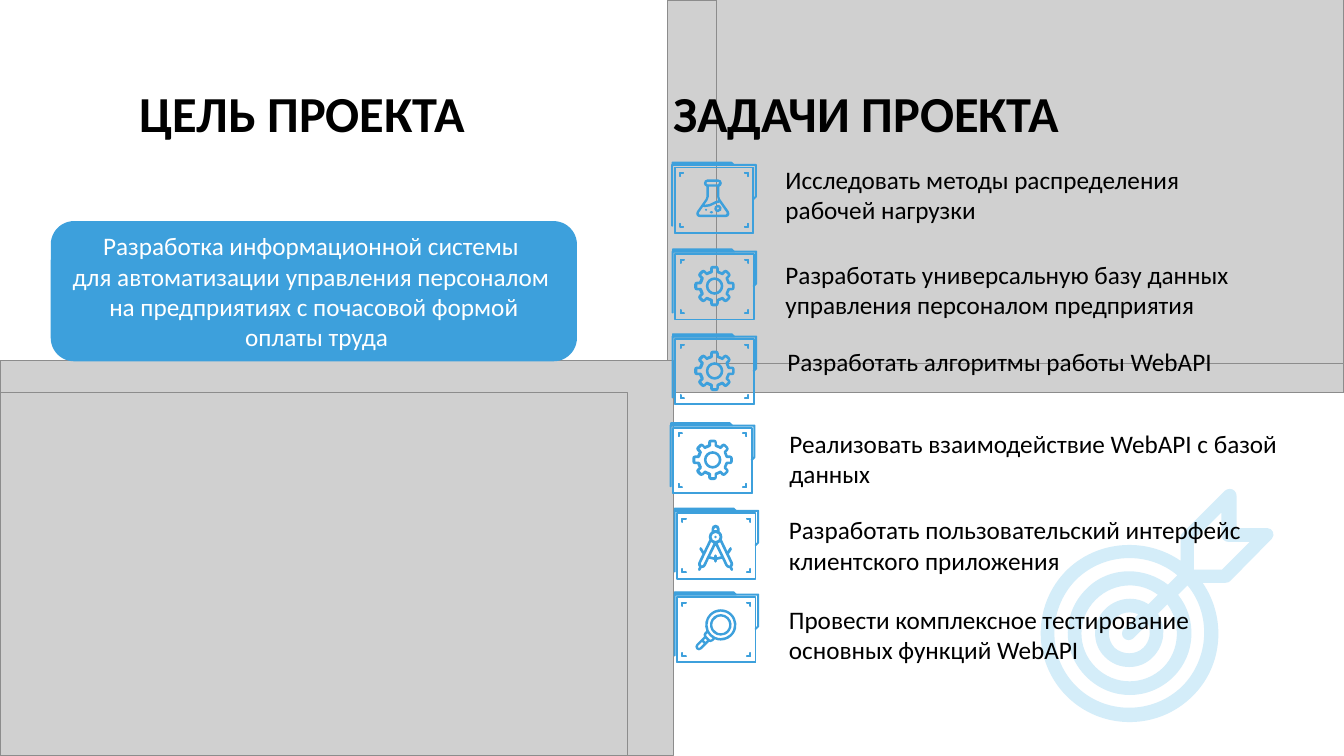
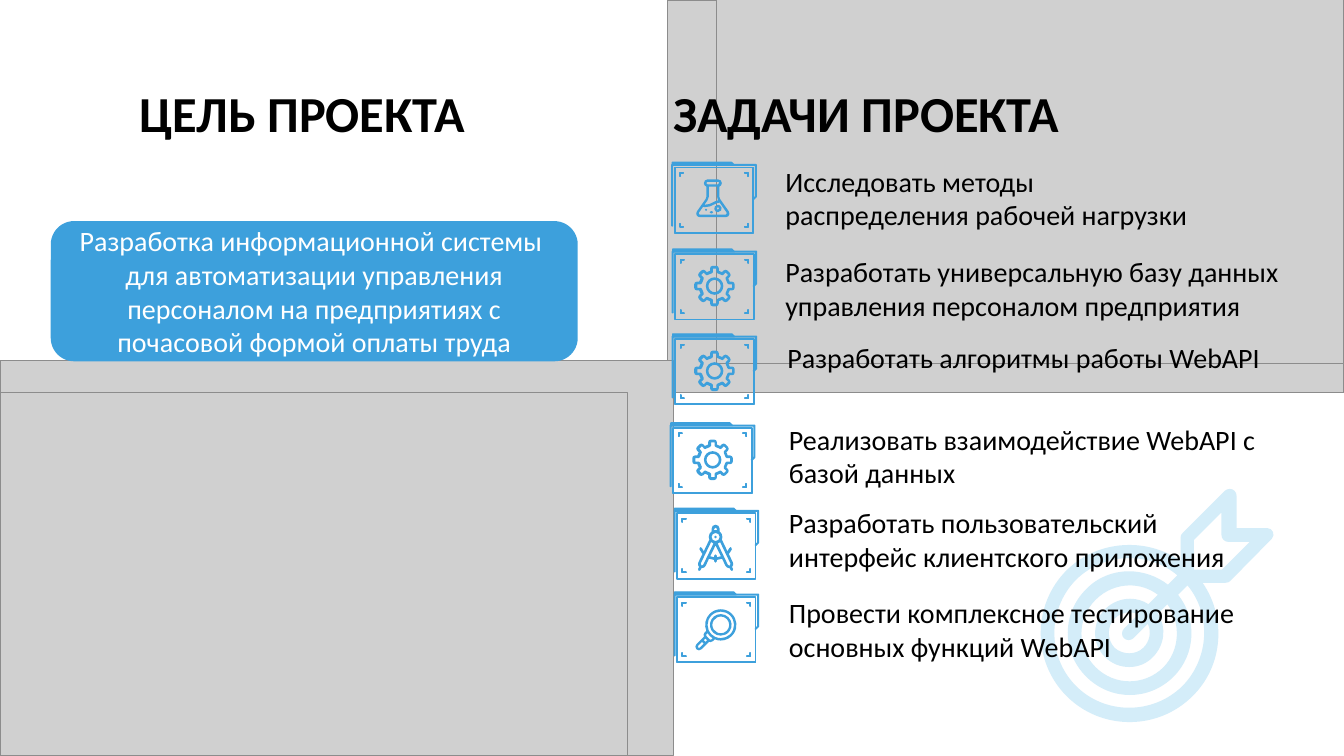
Before and after one commit to Immortian/ASP.NET-Core-HRM, a slide deck: slide 3 of Документация/Презентация.pptx. Drawn at 1344x756 pixels with LibreOffice and Linux fonts; fonts in the diff are those of the drawing; grey boxes stand for pictures. Boxes give left, top, right and bottom in pixels: in the first picture for what was removed or moved away, otherwise in the second. Text is boxed around its words. In the diff, an @@ line names an element or a change of style, - is before the commit and + after.

```diff
--- a/Документация/Презентация.pptx
+++ b/Документация/Презентация.pptx
@@ text in rounded rectangle at (80, 232, 542, 256): size 18 to 20 pt in "Разработка информационной системы" @@
@@ text in rounded rectangle at (117, 271, 511, 357): text changed; size 18 to 20 pt @@
-для автоматизации управления персоналом
-на предприятиях с почасовой формой
-оплаты труда
+для автоматизации управления персоналом на предприятиях с почасовой формой оплаты труда
@@ size 18 to 20 pt in 6 elements at (785, 263, 1278, 321), (787, 348, 1259, 373), (789, 430, 1255, 488), (785, 174, 1187, 230), (789, 600, 1234, 664), (789, 514, 1225, 574) @@
@@ text "Провести комплексное тестирование основных функций ...": place and size @@
-text "Провести комплексное тестирование основных функций ..." at (789, 608, 1188, 665)
+text "Провести комплексное тестирование основных функций ..." at (789, 600, 1234, 664)
```
Also in this commit, not shown: 11 other slides changed, 3 slides added, 1 slide removed, 38 other files.
